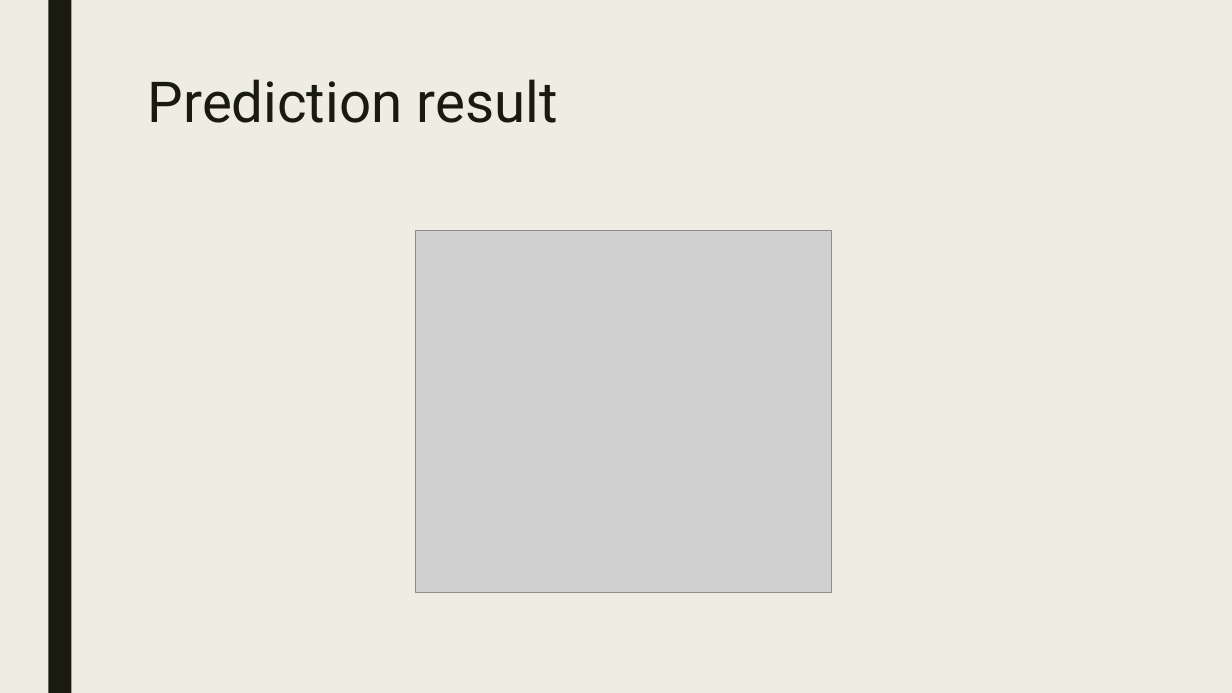
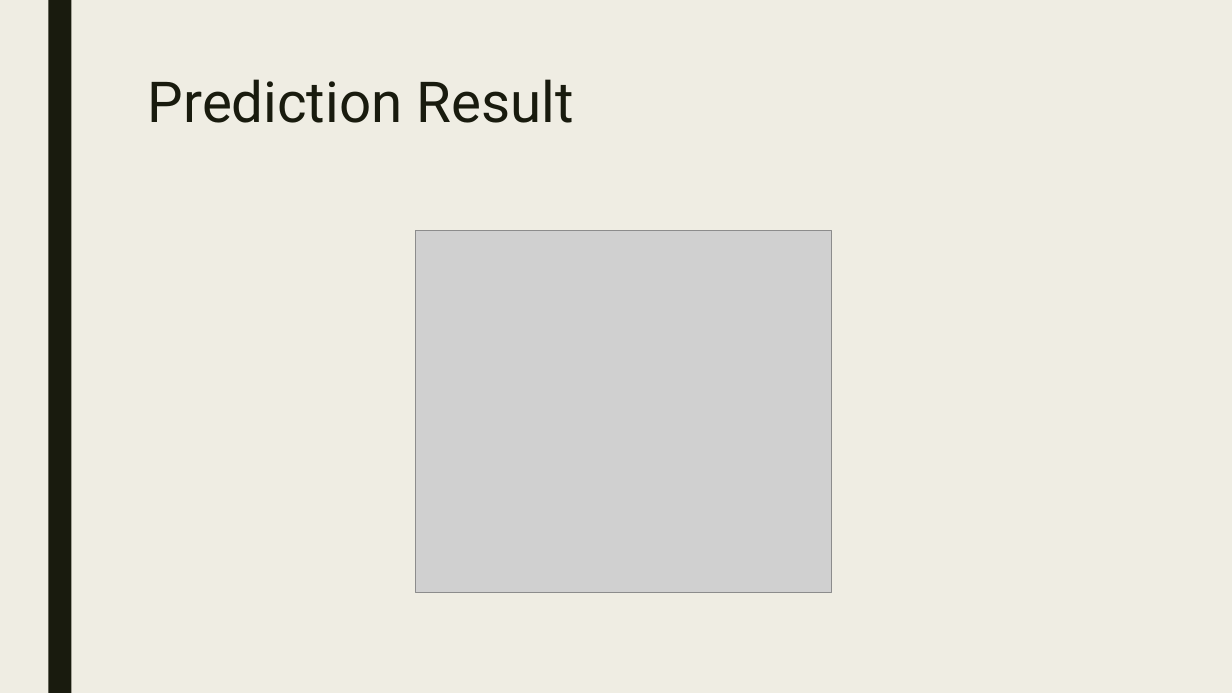
Before and after one commit to dante825/rGroupProj, a slide deck: slide 11 of documentation/presentationSlides.pptx. Drawn at 1232x693 pixels with LibreOffice and Linux fonts; fonts in the diff are those of the drawing; grey boxes stand for pictures. Boxes give left, top, right and bottom in pixels: in the first picture for what was removed or moved away, otherwise in the second. Text is boxed around its words. In the diff, an @@ line names an element or a change of style, - is before the commit and + after.

```diff
--- a/documentation/presentationSlides.pptx
+++ b/documentation/presentationSlides.pptx
@@ title at (148, 79, 574, 123): text changed @@
-Prediction result
+Prediction Result
```
Also in this commit, not shown: 7 other slides changed.
